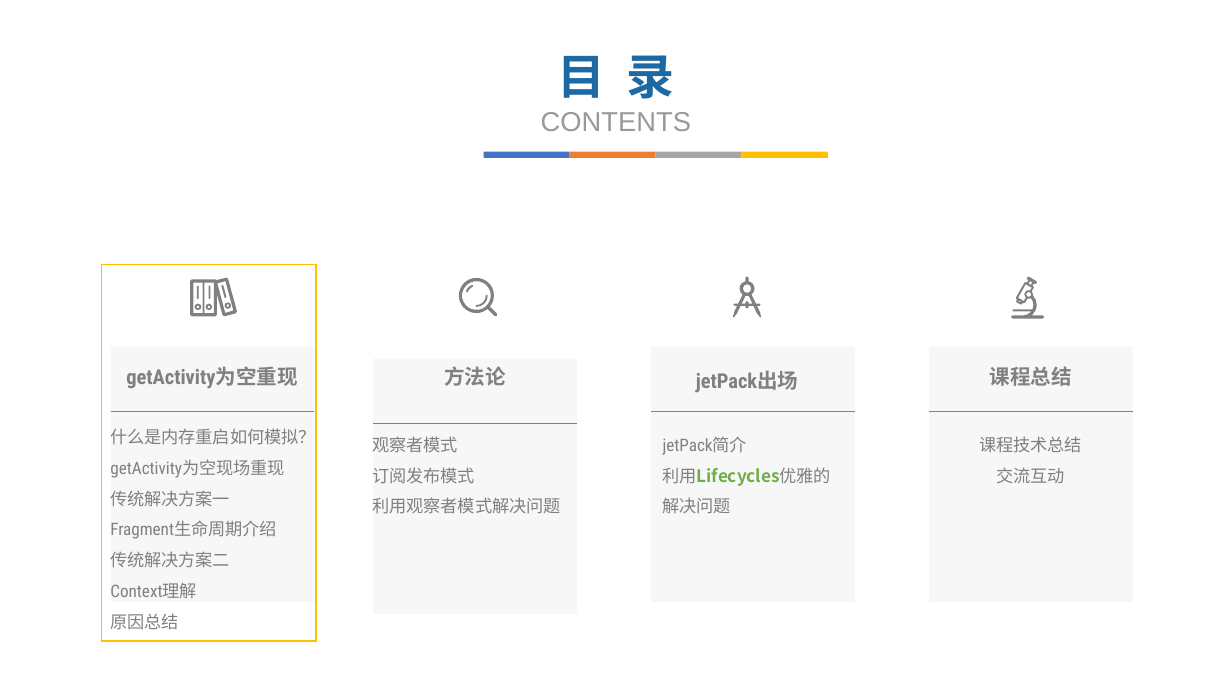
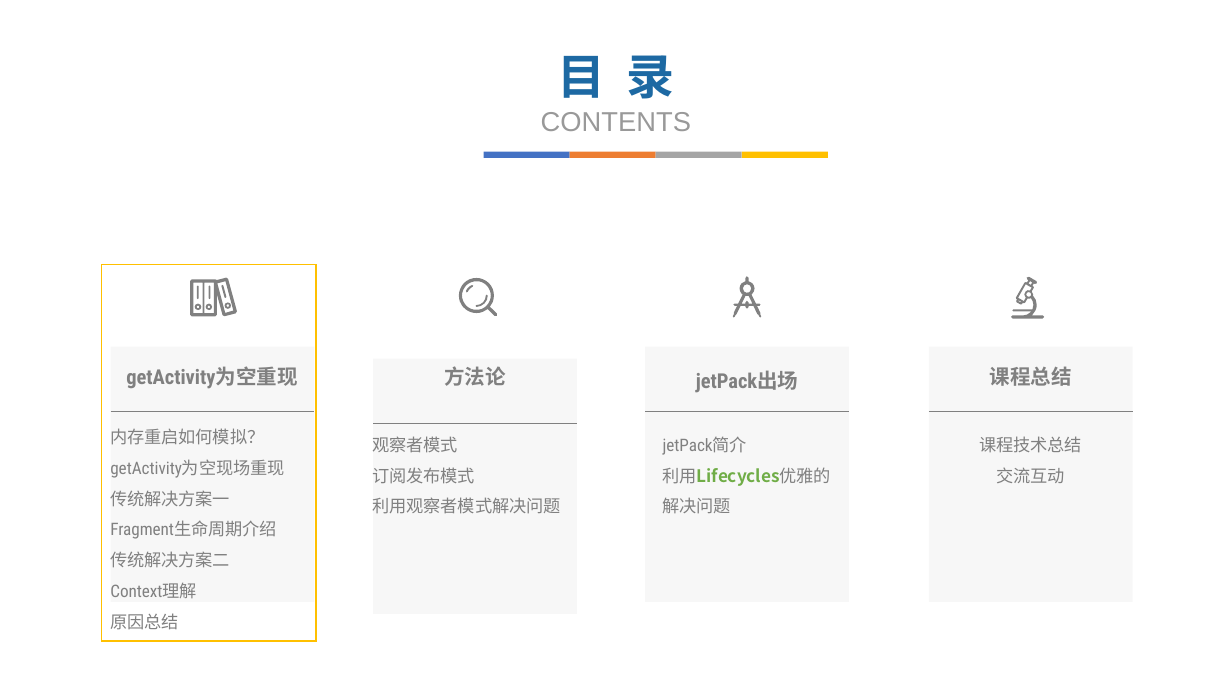
Before and after one commit to fanzhangvip/xiangxue, a slide deck: slide 4 of pre/Android Fragment爬坑记.pptx. Drawn at 1232x693 pixels with LibreOffice and Linux fonts; fonts in the diff are those of the drawing; background and template pictures are left out. Boxes give left, top, right and bottom in pixels: in the first picture for what was removed or moved away, otherwise in the second. Text is boxed around its words. In the diff, an @@ line names an element or a change of style, - is before the commit and + after.

```diff
--- a/pre/Android Fragment爬坑记.pptx
+++ b/pre/Android Fragment爬坑记.pptx
@@ rectangle: place and size @@
-rectangle at [652, 347, 856, 602]
+rectangle at [645, 347, 849, 602]
@@ line moved from (652, 411) - (855, 411) to (645, 411) - (849, 411) @@
@@ text at [110, 428, 264, 445]: text changed @@
-什么是内存重启如何模拟？
+内存重启如何模拟？
```
Also in this commit, not shown: 3 other slides changed, 1 slide added, 34 other files.
